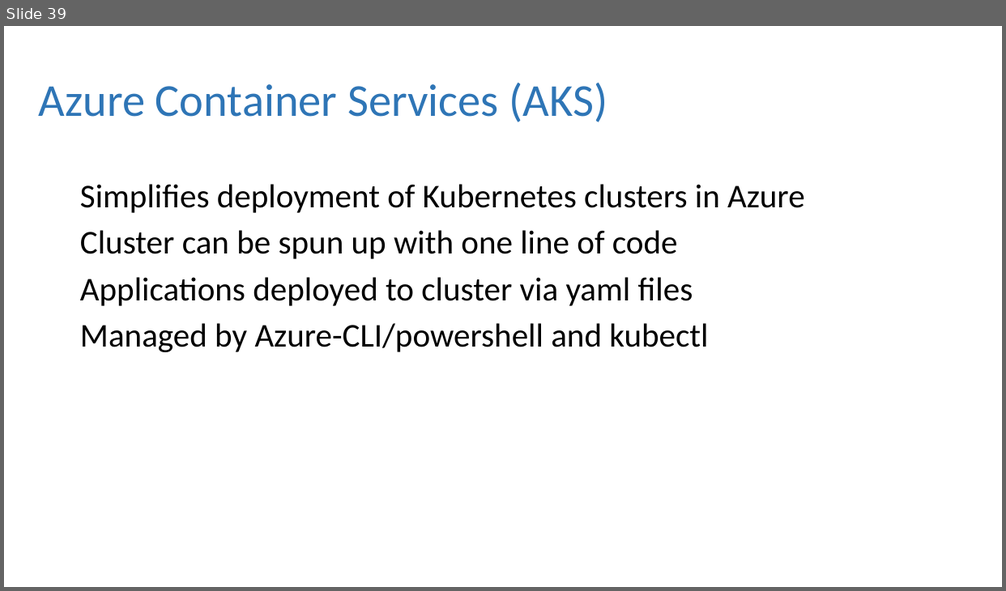
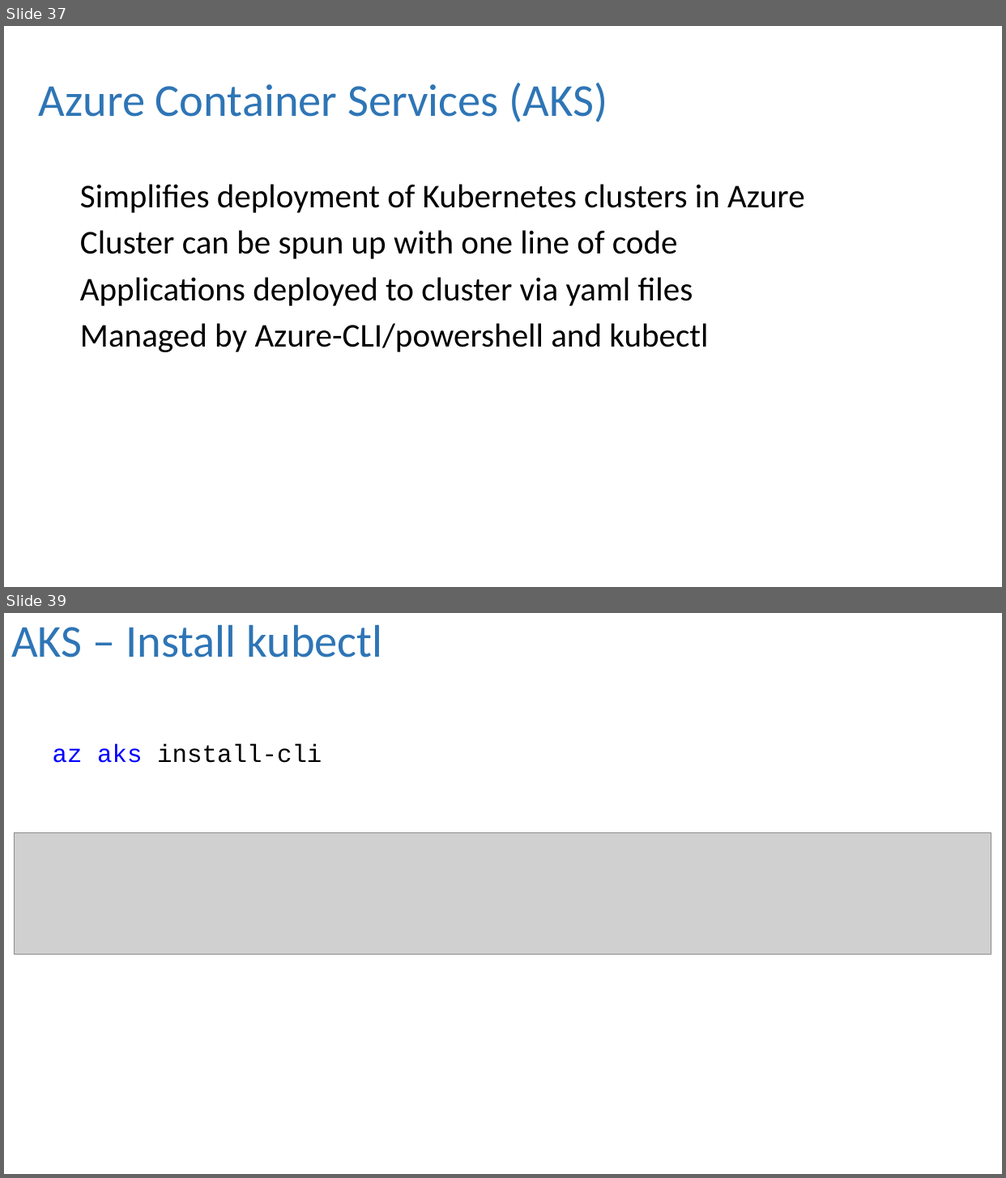
Before and after one commit to dbafromthecold/ContainersInTheCloud, a slide deck: ContainersInTheCloud.pptx. Shown one above the other, each under a label of ours: slide 39 before the commit, slides 37 and 39 after it; the slides between them are not shown. The pictures are 1006x591 and 1006x1178 pixels, drawn with LibreOffice and Linux fonts; fonts in the diff are those of the drawing; grey boxes stand for pictures; background and template pictures are left out. Boxes give left, top, right and bottom in pixels: in the first picture for what was removed or moved away, otherwise in the second. Text is boxed around its words. In the diff, an @@ line names an element or a change of style, - is before the commit and + after.

```diff
--- a/ContainersInTheCloud.pptx
+++ b/ContainersInTheCloud.pptx
@@ slide 39 added at <box>4,613,1002,1174</box>, background picture (left out) @@
@@ title added at <box>11,624,383,658</box>, 44 pt, text #2E75B6 @@
+AKS – Install kubectl
@@ text added at <box>53,744,322,763</box>, 24 pt, text #000000 @@
+az aks install-cli
@@ picture added at <box>15,833,991,954</box> @@
@@ what was slide 39 is now slide 37 @@
```
Also in this commit, not shown: 3 slides changed, 12 other slides added, 2 slides removed, 3 other files.
